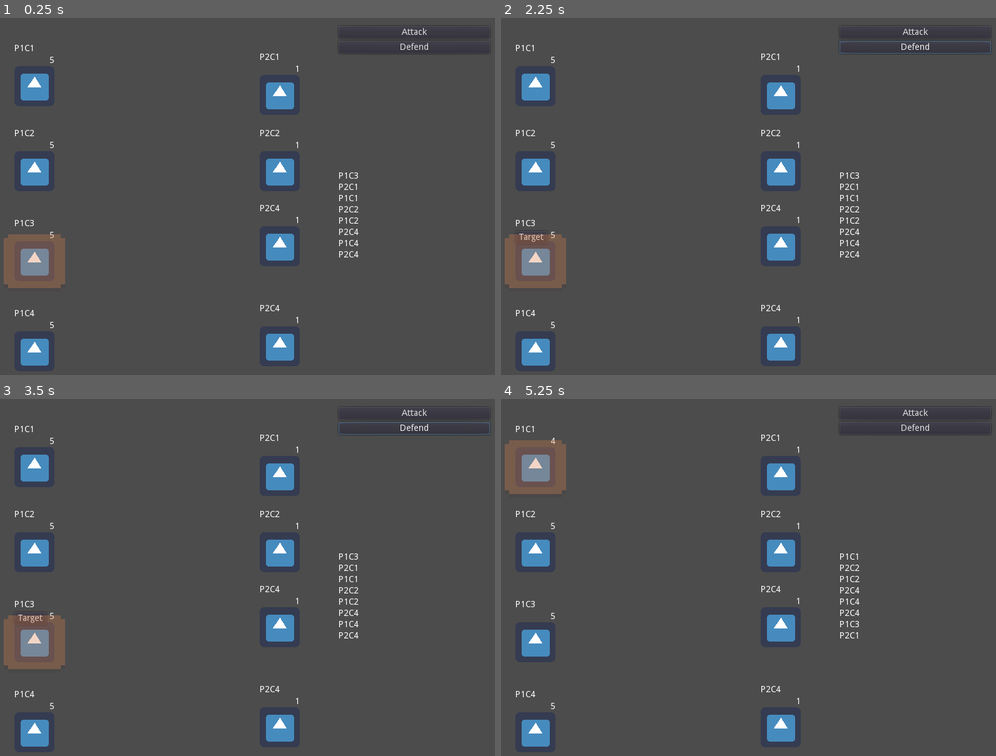
Above: before the commit, frames 1-4 (two rows, left to right).
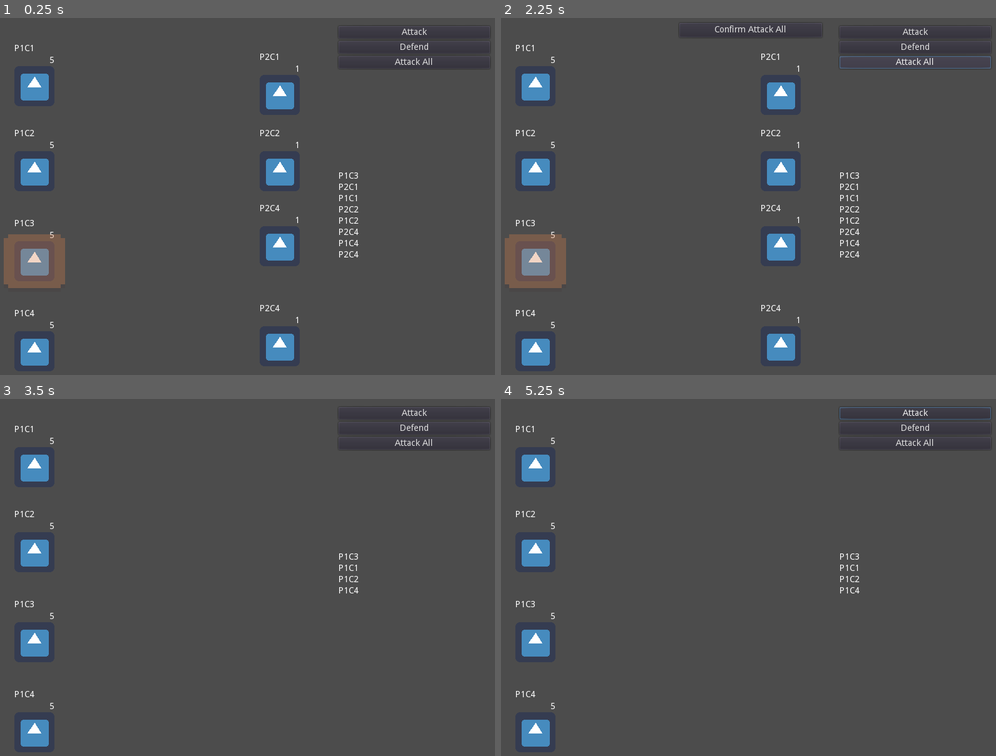
Above: after the commit, the same moments.

Repository: SiTOTG/Magic-Wars
Game: Godot game, scene res://Main.tscn
Two runs of this game, one before a commit and one after it. Both use one fixed random seed, a clock stepped at 60 frames per second and the inputs below. The engine's default icon, where the game draws it, is replaced by a stand-in: a white triangle on a blue panel in a dark square.
Inputs (mouse positions are in pixels of both pictures, inside the frame that each line leads up to):
- Up to frame 1 (0.25 s): no input
- Up to frame 2 (2.25 s): click "Attack" at 0.5 s; click "Defend" at 1.25 s; click (916, 60) at 2 s, where only the run after the commit has a clickable "Attack All"
- Up to frame 3 (3.5 s): click (247, 409) at 2.75 s, where only the run after the commit has a clickable "Confirm Attack All"
- Up to frame 4 (5.25 s): click (530, 616) at 3.5 s, where only the run before the commit has a clickable "Target"; click "Attack" at 4.25 s; click (530, 441) at 5 s, where only the run before the commit has a clickable "Target"

The runs differ from the first frame. In frame 1, 0.1% of the frame differs, in the area x 70-98%, y 11-15%; in frame 2, 0.5%; in frame 3, 4.0%, in the area x 0-99%, y 6-96%; in frame 4, 4.0%.
Error after the commit: Invalid call. Nonexistent function 'get_groups' in base 'Nil'. (res://Actions/Selectors/Targets/Enemy.gd:7)

Commit message:
Add attack all option
Currently extremely broken, but not as broken as defend.

Diff:
--- /dev/null
+++ b/Actions/DummyAttackAll.tres
@@ -0,0 +1,17 @@
+[gd_resource type="Resource" load_steps=5 format=2]
+
+[ext_resource path="res://Actions/Attack.gd" type="Script" id=1]
+[ext_resource path="res://Actions/Selectors/AllTargetSelector.tres" type="Resource" id=2]
+
+[sub_resource type="InputEventKey" id=3]
+scancode = 16777220
+
+[sub_resource type="ShortCut" id=2]
+shortcut = SubResource( 3 )
+
+[resource]
+script = ExtResource( 1 )
+selector = ExtResource( 2 )
+active = false
+action_name = "Attack All"
+shortcut = SubResource( 2 )
--- /dev/null
+++ b/Actions/Selectors/AllTargetSelector.gd
@@ -0,0 +1,33 @@
+class_name AllTargetSelector
+extends Selector
+
+var confirm_button
+const default_include = preload("res://Actions/Selectors/Targets/Enemy.tres")
+
+func _init():
+	confirm_button = Button.new()
+	confirm_button.text = "Confirm Attack All"
+
+
+func start_selection():
+	if not self.ui:
+		return
+	var confirm_box = self.ui.find_node("ConfirmBox")
+	if not confirm_button in confirm_box.get_children():
+		confirm_box.add_child(confirm_button)
+		confirm_button.connect("pressed", self, "_confirm_callback")
+
+
+func clear_selection():
+	if not self.ui:
+		return
+	var confirm_box = self.ui.find_node("ConfirmBox")
+	if confirm_button in confirm_box.get_children():
+		confirm_box.remove_child(confirm_button)
+
+func _confirm_callback():
+	var targets = get_candidates()
+	if not targets:
+		targets = default_include.get_targets()
+
+	emit_signal("finished_selection", targets)
--- /dev/null
+++ b/Actions/Selectors/AllTargetSelector.tres
@@ -0,0 +1,9 @@
+[gd_resource type="Resource" load_steps=3 format=2]
+
+[ext_resource path="res://Actions/Selectors/AllTargetSelector.gd" type="Script" id=1]
+[ext_resource path="res://Actions/Selectors/Targets/Enemy.tres" type="Resource" id=2]
+
+[resource]
+script = ExtResource( 1 )
+exclude = [  ]
+include = [ ExtResource( 2 ) ]
--- a/Actions/Selectors/Selector.gd
+++ b/Actions/Selectors/Selector.gd
@@ -20,6 +20,16 @@
 func _init():
 	self.connect("finished_selection", self, "_on_finish_selection")
 
+func get_candidates() -> Array:
+	var inclusion = []
+	for target in include:
+		target = target as Target
+		for character in target.get_targets():
+			if not character in inclusion:
+				inclusion.append(character)
+	# TODO: Exclude
+	return inclusion
+
 func start_selection():
 	printerr("Start selection not implemented")
 
--- a/Actions/Selectors/SingleTargetSelector.gd
+++ b/Actions/Selectors/SingleTargetSelector.gd
@@ -8,11 +8,7 @@
 	if not include:
 		inclusion = GlobalTree.get_tree().get_nodes_in_group("Characters")
 	else:
-		for target in include:
-			target = target as Target
-			for character in target.get_targets():
-				if not character in inclusion:
-					inclusion.append(character)
+		inclusion.append_array(get_candidates())
 	for character in inclusion:
 		if character is CharacterNode:
 			var button = Button.new()
--- a/Main.gd
+++ b/Main.gd
@@ -11,8 +11,8 @@
 		action.turn_order = turn_order
 		action.ui = $CanvasLayer
 		action.connect("finished_action", self, "_on_finished_action")
+
 		action_list.add_action(action)
-
 	for character in get_tree().get_nodes_in_group("Characters"):
 		if character is CharacterNode:
 			character.connect("death", self, "_check_gameover_condition")
--- a/Main.tscn
+++ b/Main.tscn
@@ -8,6 +8,7 @@
 [ext_resource path="res://Actions/ActionList.tscn" type="PackedScene" id=6]
 [ext_resource path="res://Actions/DummyAttack.tres" type="Resource" id=7]
 [ext_resource path="res://Actions/DummyDefend.tres" type="Resource" id=8]
+[ext_resource path="res://Actions/DummyAttackAll.tres" type="Resource" id=9]
 
 [sub_resource type="Resource" id=1]
 script = ExtResource( 5 )
@@ -61,7 +62,7 @@
 
 [node name="Main" type="Node2D"]
 script = ExtResource( 2 )
-actions = [ ExtResource( 7 ), ExtResource( 8 ) ]
+actions = [ ExtResource( 7 ), ExtResource( 8 ), ExtResource( 9 ) ]
 
 [node name="CanvasLayer" type="CanvasLayer" parent="."]
 
@@ -80,6 +81,18 @@
 margin_bottom = 192.0
 
 [node name="ActionList" parent="CanvasLayer/MarginContainer" instance=ExtResource( 6 )]
+
+[node name="ConfirmBox" type="MarginContainer" parent="CanvasLayer"]
+anchor_left = 0.5
+anchor_right = 0.5
+margin_left = -114.0
+margin_top = 11.0
+margin_right = 114.0
+margin_bottom = 34.0
+
+[node name="ReferenceRect" type="ReferenceRect" parent="CanvasLayer/ConfirmBox"]
+margin_right = 228.0
+margin_bottom = 23.0
 
 [node name="CharacterNode1" parent="." groups=["P1 Characters"] instance=ExtResource( 1 )]
 position = Vector2( 56, 112 )
--- a/project.godot
+++ b/project.godot
@@ -18,6 +18,11 @@
 "class": "ActionList",
 "language": "GDScript",
 "path": "res://Actions/ActionList.gd"
+}, {
+"base": "Selector",
+"class": "AllTargetSelector",
+"language": "GDScript",
+"path": "res://Actions/Selectors/AllTargetSelector.gd"
 }, {
 "base": "Action",
 "class": "Attack",
@@ -72,6 +77,7 @@
 _global_script_class_icons={
 "Action": "",
 "ActionList": "",
+"AllTargetSelector": "",
 "Attack": "",
 "Character": "",
 "CharacterNode": "",
Not shown: 1 places in Main.tscn that only renumber resources
